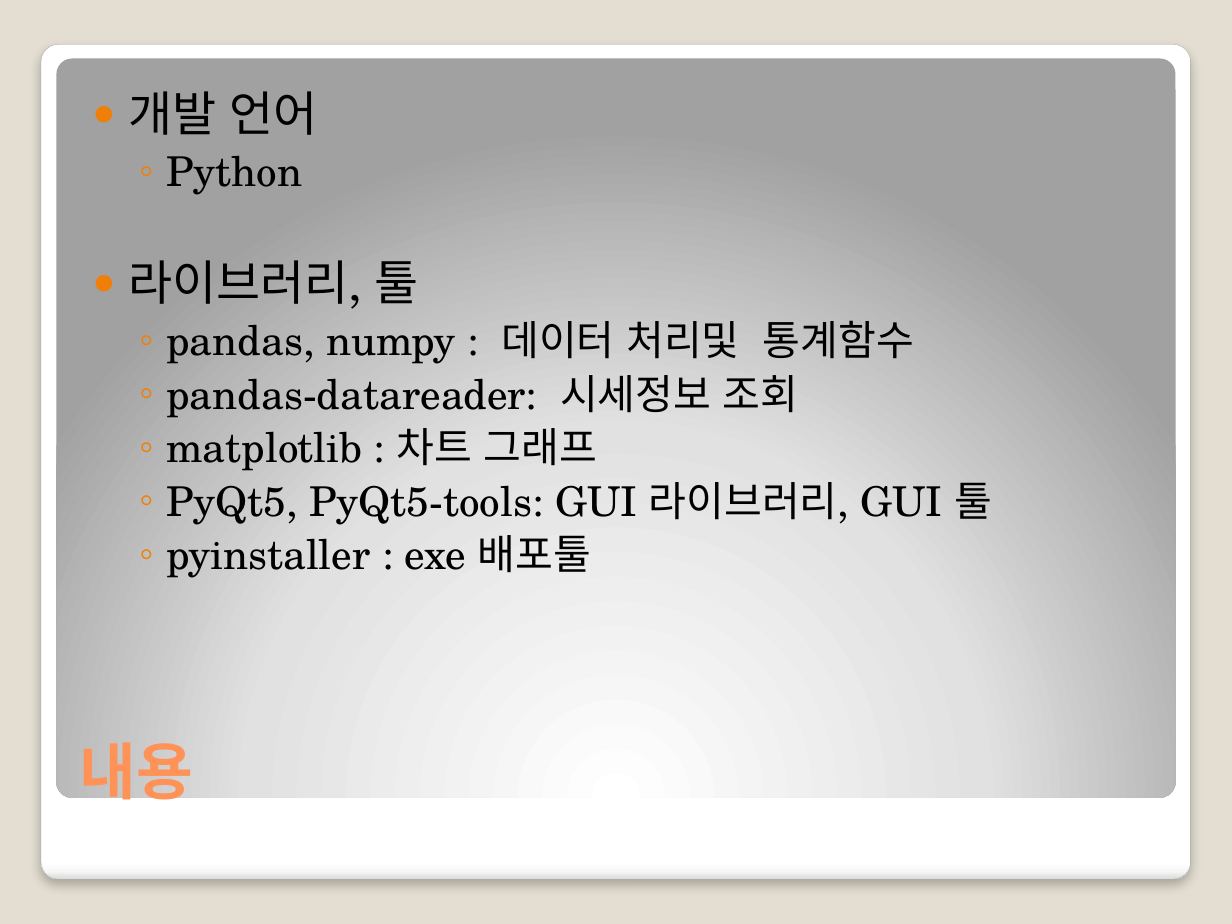
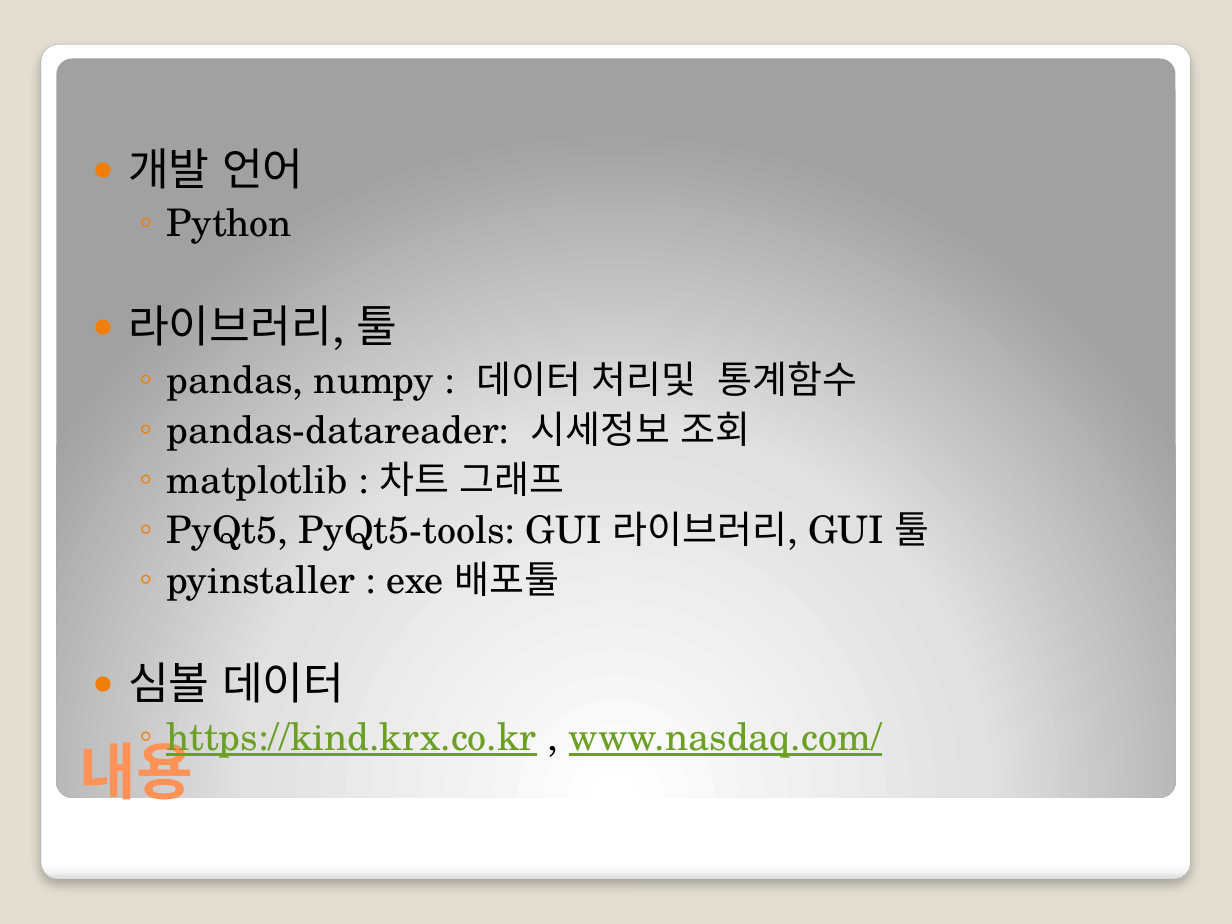
Before and after one commit to nbvc1003/stockAnalyst, a slide deck: slide 4 of 중간프로젝트2차_금융상품 분석툴20191224.pptx. Drawn at 1232x924 pixels with LibreOffice and Linux fonts; fonts in the diff are those of the drawing. Boxes give left, top, right and bottom in pixels: in the first picture for what was removed or moved away, otherwise in the second. Text is boxed around its words. In the diff, an @@ line names an element or a change of style, - is before the commit and + after.

```diff
--- a/중간프로젝트2차_금융상품 분석툴20191224.pptx
+++ b/중간프로젝트2차_금융상품 분석툴20191224.pptx
@@ text at (128, 148, 930, 601): size 28 to 25.9 pt in "개발 언어", "라이브러리, 툴"; size 24 to 22.2 pt in "Python", "pandas, numpy : 데이터 처리및 통계함수", "pandas-datareader: 시세정보 조회", "matplotlib : 차트 그래프" and 2 more places @@
@@ text at (128, 662, 882, 762): paragraphs added @@
+● 심볼 데이터
+  ◦ https://kind.krx.co.kr , www.nasdaq.com/
```
Also in this commit, not shown: 1 other slide changed.
